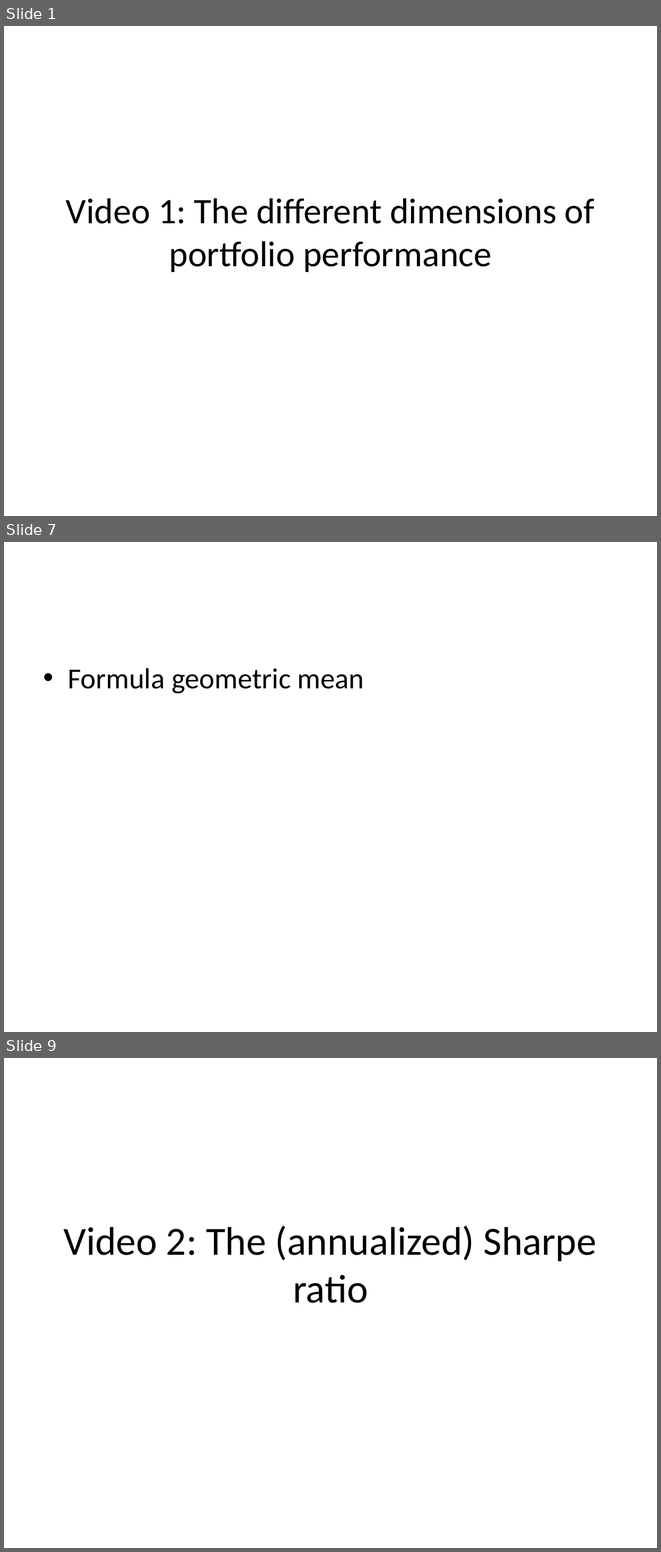
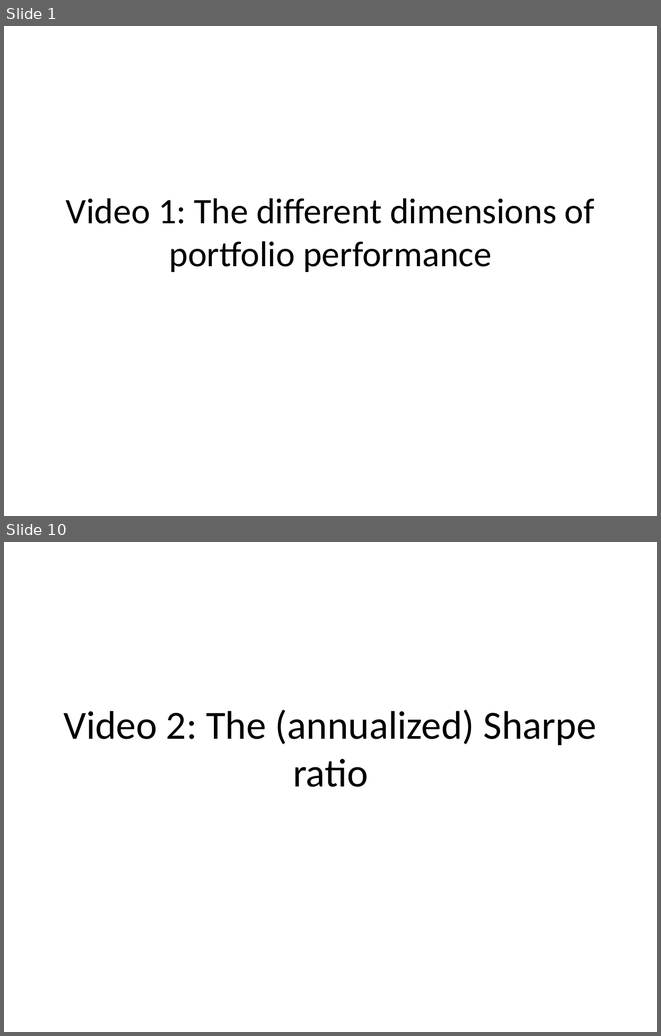
Before and after one commit to saciestudio/courses-intro-portfolio-analysis, a slide deck: scripts/Chapter2.pptx. Shown one above the other, each under a label of ours: slides 1, 7 and 9 before the commit, slides 1 and 10 after it; the slides between them are not shown. The pictures are 661x1552 and 661x1036 pixels, drawn with LibreOffice and Linux fonts; fonts in the diff are those of the drawing. Boxes give left, top, right and bottom in pixels: in the first picture for what was removed or moved away, otherwise in the second. Text is boxed around its words. In the diff, an @@ line names an element or a change of style, - is before the commit and + after.

```diff
--- a/scripts/Chapter2.pptx
+++ b/scripts/Chapter2.pptx
@@ slide 7 removed at [4,542,657,1032], background #FFFFFF @@
@@ text removed at [68,668,364,694] @@
-• Formula geometric mean
@@ what was slide 9 is now slide 10 @@
```
Also in this commit, not shown: 20 slides added, 1 other slide removed, 3 other files.
